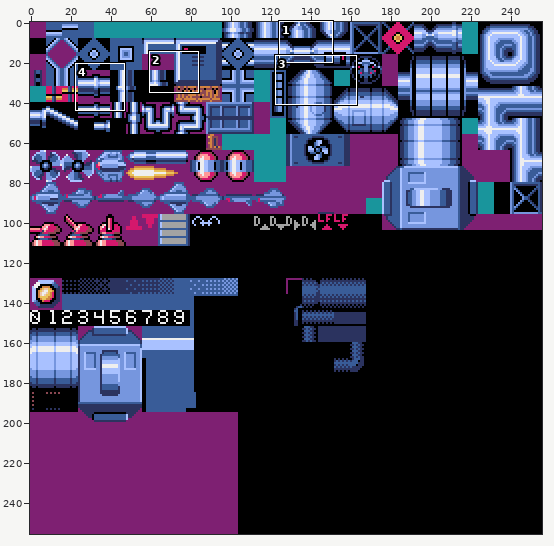
Sprite sheet -- source/assets/graslay_factory.png. The picture above shows the old version from afar; the outline marks the close-up.
Close-up. As it was:
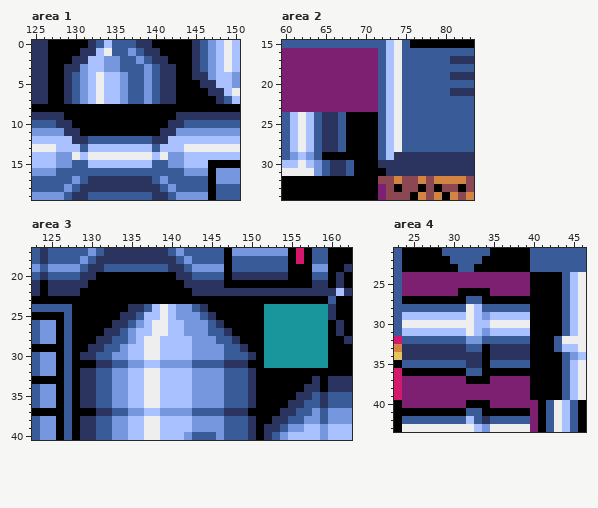
The file is 256x256 pixels. Shown: area 1: x 125..150, y 0..19; area 2: x 60..83, y 15..34; area 3: x 123..162, y 17..40; area 4: x 23..46, y 21..43. The commit also changed other parts of the picture, which this record leaves out.
After the commit:
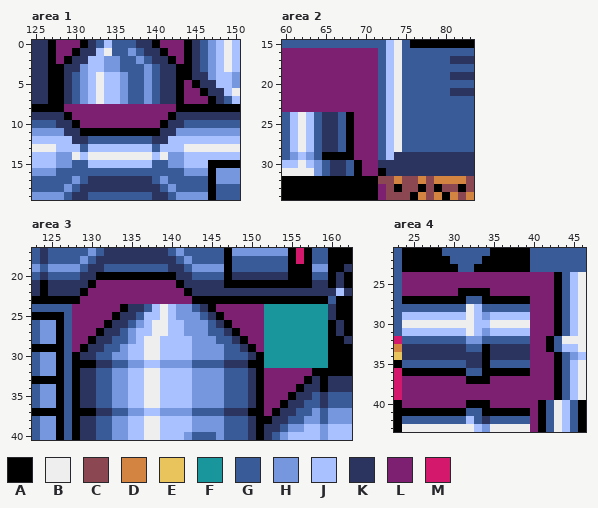
Palette (. is transparent): A #000000  B #eeeeee  C #8b4852  D #d38441  E #e9c35b  F #19959c  G #395c98  H #7696de  J #a9c1ff  K #2b335f  L #7e2072  M #d4186c
Edits made:
Area 1:
The author changed colour A to colour L in row 0 at x 128 to 130 and 141 to 143; in row 1 at x 128 to 129 and 142 to 143; in row 2 at x 128 and 143; in row 5 at x 144; in row 6 at x 144 to 145; in row 7 at x 144 to 146.
The author changed colour A to colour L in row 8 at x 129 to 142; in row 9 at x 130 to 141; in row 10 at x 131 to 140.
Area 2:
The author changed colour A to colour L in rows 24 to 29 at x 69 to 71; in rows 30 to 31 at x 70 to 71.
Area 3:
The author changed colour A to colour L in row 21 at x 131 to 140; in row 22 at x 130 to 141; in row 23 at x 129 to 142; in row 24 at x 128 to 133 and 146 to 151; in row 25 at x 128 to 132 and 147 to 151; in row 26 at x 128 to 131 and 148 to 151.
The author changed colour A to colour L in row 27 at x 128 to 130 and 149 to 151; in row 28 at x 128 to 129 and 150 to 151; in row 29 at x 128 and 151; in row 32 at x 152 to 157; in row 33 at x 152 to 156; in row 34 at x 152 to 155.
The author changed colour A to colour L in row 35 at x 152 to 154; in row 36 at x 152 to 153; in row 37 at x 152.
Area 4:
The author changed colour A to colour L in rows 24 to 31 at x 40 to 42; in rows 32 to 33 at x 40 to 41; in rows 34 to 39 at x 40 to 42.
Where, in picture pixels (left, top, right, bottom), the same in both close-ups:
changed: (56, 40, 208, 128)
changed: (354, 112, 378, 176)
changed: (72, 280, 312, 416)
changed: (530, 272, 554, 400)
